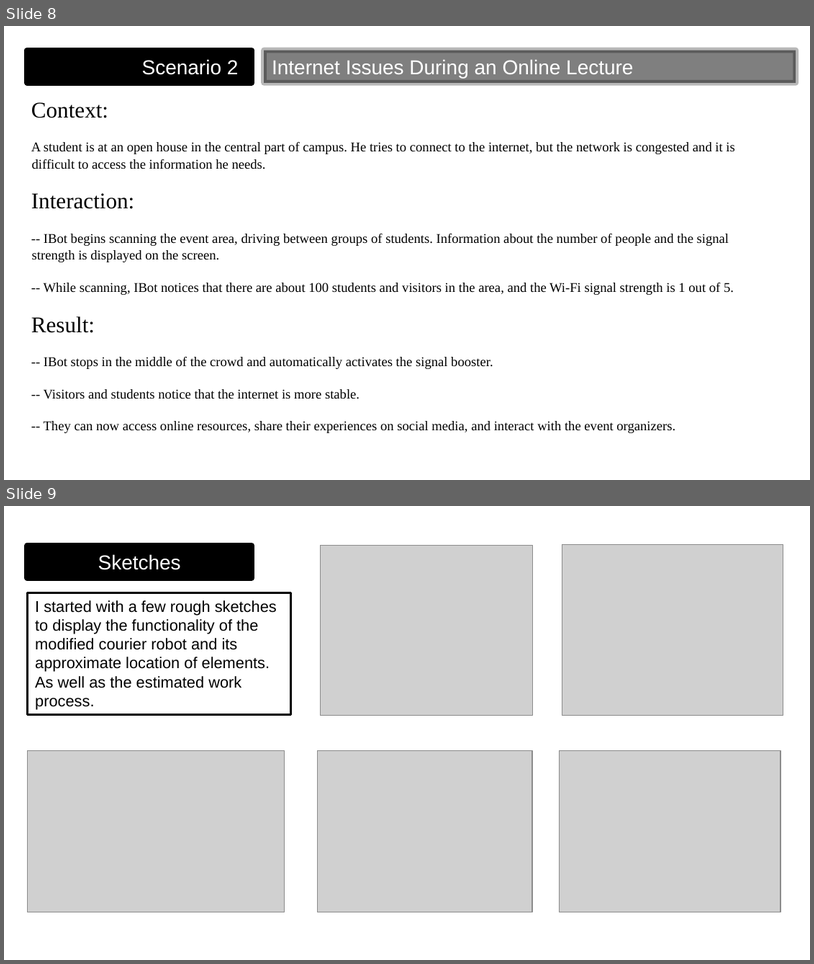
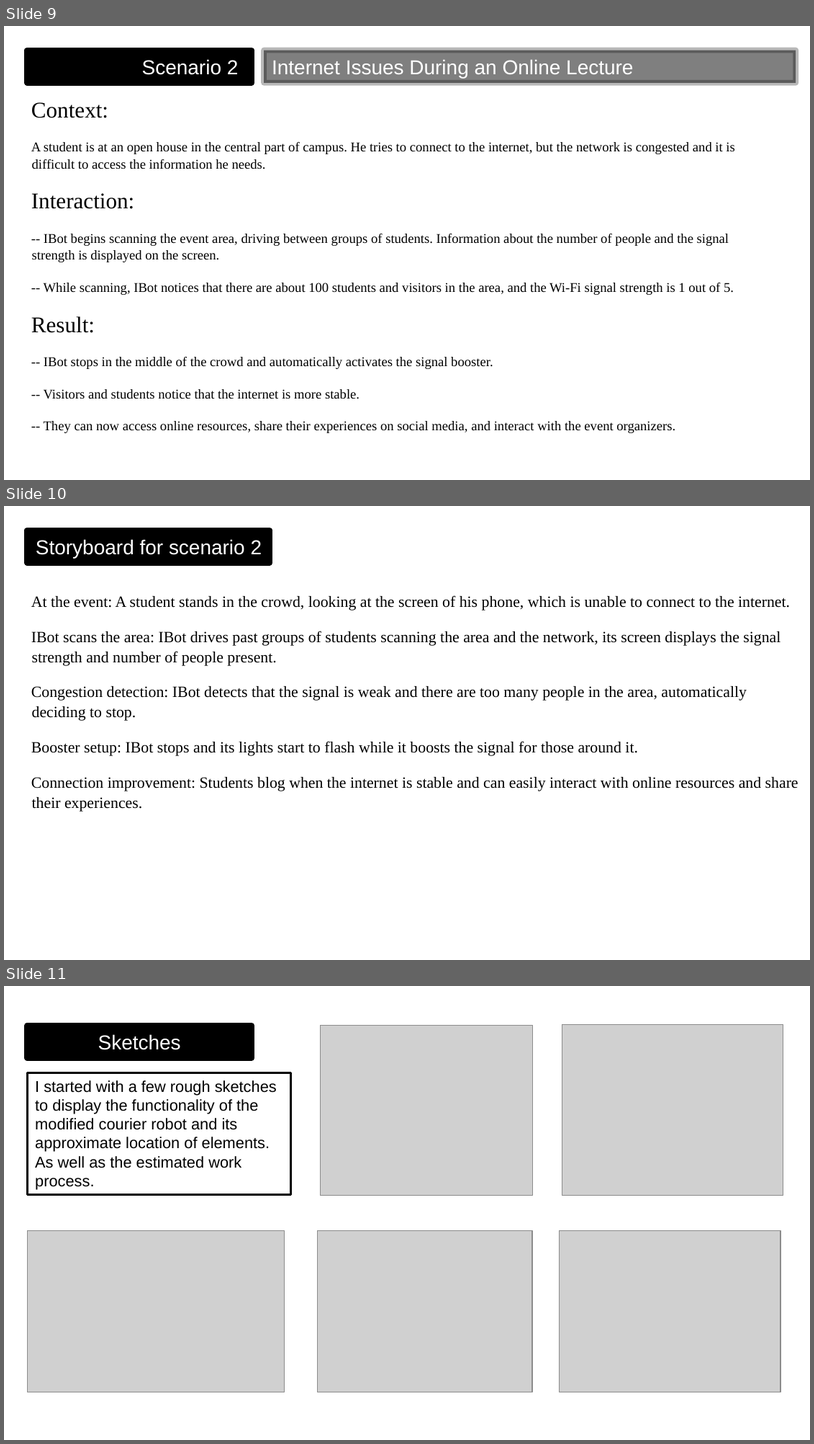
Before and after one commit to AdykGC/AdykGC.github.io, a slide deck: images/aboutme/PRJ-1.pptx. Shown one above the other, each under a label of ours: slides 8 and 9 before the commit, slides 9, 10 and 11 after it. The pictures are 814x964 and 814x1444 pixels, drawn with LibreOffice and Linux fonts; fonts in the diff are those of the drawing; grey boxes stand for pictures. Boxes give left, top, right and bottom in pixels: in the first picture for what was removed or moved away, otherwise in the second. Text is boxed around its words. In the diff, an @@ line names an element or a change of style, - is before the commit and + after.

```diff
--- a/images/aboutme/PRJ-1.pptx
+++ b/images/aboutme/PRJ-1.pptx
@@ slide 10 added at (x1=4, y1=506, x2=810, y2=960), background #FFFFFF @@
@@ rectangle added at (x1=27, y1=530, x2=270, y2=562), fill #000000, outline #000000 5 pt, 18 pt, text #FFFFFF @@
+Storyboard for scenario 2
@@ text added at (x1=31, y1=595, x2=799, y2=811), 14 pt, text #000000 @@
+At the event: A student stands in the crowd, looking at the screen of his phone, which is unable to connect to the internet.
+IBot scans the area: IBot drives past groups of students scanning the area and the network, its screen displays the signal strength and number of people present.
+Congestion detection: IBot detects that the signal is weak and there are too many people in the area, automatically deciding to stop.
+Booster setup: IBot stops and its lights start to flash while it boosts the signal for those around it.
+Connection improvement: Students blog when the internet is stable and can easily interact with online resources and share their experiences.
@@ what was slide 8 is now slide 9 @@
@@ what was slide 9 is now slide 11 @@
```
Also in this commit, not shown: 1 other slide added.
